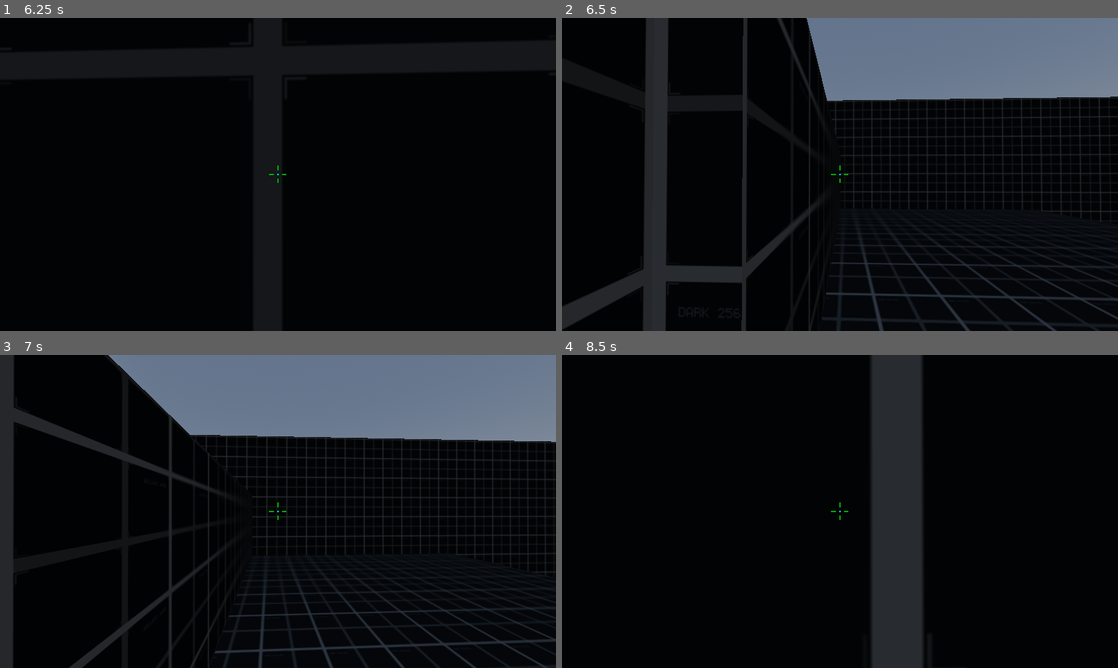
Above: before the commit, frames 1-4 (two rows, left to right).
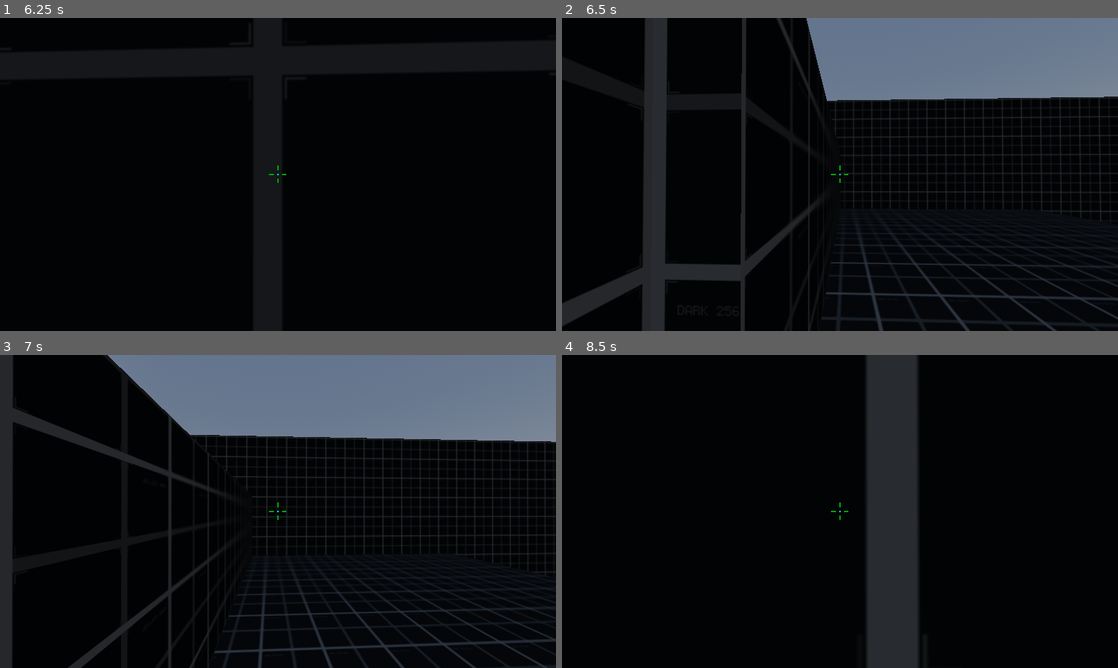
Above: after the commit, the same moments.

Repository: rbarongr/GodotFirstPersonController
Game: Godot game, scene res://Sandbox.tscn
The game is run twice, just before and just after one commit, with the same random seed, the same clock (stepped at 60 frames per second) and the same inputs.
Inputs (mouse positions are in pixels of both pictures, inside the frame that each line leads up to):
- Up to frame 1 (6.25 s): tap Enter at 0.5, 5.75 s; move the mouse to (305, 174) at 0.52 s; hold W (move_forward) 0.53-5.78 s; tap F (flashlight_toggle) at 0.6, 4.35 s; tap Space (jump) at 0.77, 1.52, 2.75, 3.02, 3.77, 4.52, 6.02 s; move the mouse to (250, 174) at 1.27 s; tap Mouse wheel down (mouse_wheel_down) at 1.35 s; move the mouse to (289, 168) at 2.02 s; hold Mouse wheel up (mouse_wheel_up) 2.03-2.78 s; move the mouse to (272, 180) at 2.77 s; tap Ctrl (move_crouch) at 2.85 s; move the mouse to (316, 177) at 3.52 s; hold Shift (move_walk) 3.53-4.28 s; move the mouse to (233, 171) at 4.27 s; move the mouse to (283, 174) at 5.02 s; hold Mouse wheel down (mouse_wheel_down) 5.03-5.78 s; move the mouse to (255, 168) at 5.77 s; hold D (move_right) from 5.78 s (still down); tap Mouse wheel up (mouse_wheel_up) at 5.85 s
- Up to frame 2 (6.5 s): keep holding D (move_right)
- Up to frame 3 (7 s): move the mouse to (305, 511) at 6.52 s; release D (move_right) at 6.53 s; hold W (move_forward) from 6.53 s (still down); hold Ctrl (move_crouch) from 6.53 s (still down); tap Space (jump) at 6.77 s
- Up to frame 4 (8.5 s): keep holding W (move_forward); move the mouse to (812, 511) at 7.27 s; release Ctrl (move_crouch) at 7.28 s; tap Shift (move_walk) at 7.35 s; tap Space (jump) at 7.52 s; move the mouse to (851, 505) at 8.02 s; tap F (flashlight_toggle) at 8.1 s

Frame 1 is identical in both runs. In frame 2, 1.0% of the frame differs, in the area x 0-99%, y 0-100%; in frame 3, less than 0.1%; in frame 4, 1.4%, in the area x 54-65%, y 0-100%.

Commit message:
adding ladder to Platform

Diff:
--- a/Player/player.tscn
+++ b/Player/player.tscn
@@ -67,7 +67,7 @@
 collide_with_areas = true
 
 [node name="CameraMap" type="Camera3D" parent="CShapeHead"]
-transform = Transform3D(1, 0, 0, 0, -4.37114e-08, 1, 0, -1, -4.37114e-08, 0, 20, 0)
+transform = Transform3D(1, 0, 0, 0, -4.37114e-08, 1, 0, -1, -4.37114e-08, 0, 40, 0)
 size = 20.0
 
 [node name="VisibleBody" type="CSGSphere3D" parent="."]
--- a/Sandbox.tscn
+++ b/Sandbox.tscn
@@ -116,6 +116,12 @@
 size = Vector3(4, 1, 4)
 material = SubResource("StandardMaterial3D_p85vg")
 
+[node name="Floor13" type="CSGBox3D" parent="Platform"]
+transform = Transform3D(1, 0, 0, 0, 1, 0, 0, 0, 1, 15.7328, 25.584, 17.8575)
+use_collision = true
+size = Vector3(4, 1, 4)
+material = SubResource("StandardMaterial3D_p85vg")
+
 [node name="Floor11" type="CSGBox3D" parent="Platform"]
 transform = Transform3D(1, 0, 0, 0, 1, 0, 0, 0, 1, -10.4658, 3.23984, 17.8575)
 use_collision = true
@@ -175,3 +181,9 @@
 use_collision = true
 size = Vector3(60.1655, 22.1391, 0.5)
 material = SubResource("StandardMaterial3D_p85vg")
+
+[node name="CSGCylinder3D" type="CSGCylinder3D" parent="Platform"]
+transform = Transform3D(1, 0, 0, 0, 1, 0, 0, 0, 1, 13.7704, 11.8602, 17.9897)
+use_collision = true
+radius = 0.1791
+height = 28.3998
